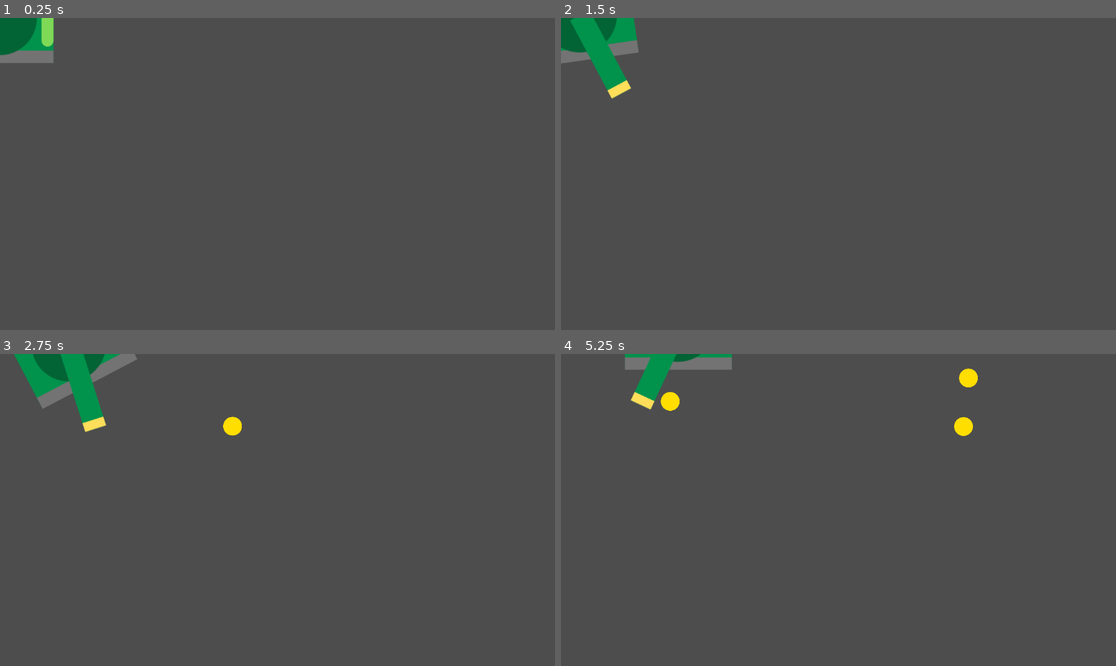
Above: before the commit, frames 1-4 (two rows, left to right).
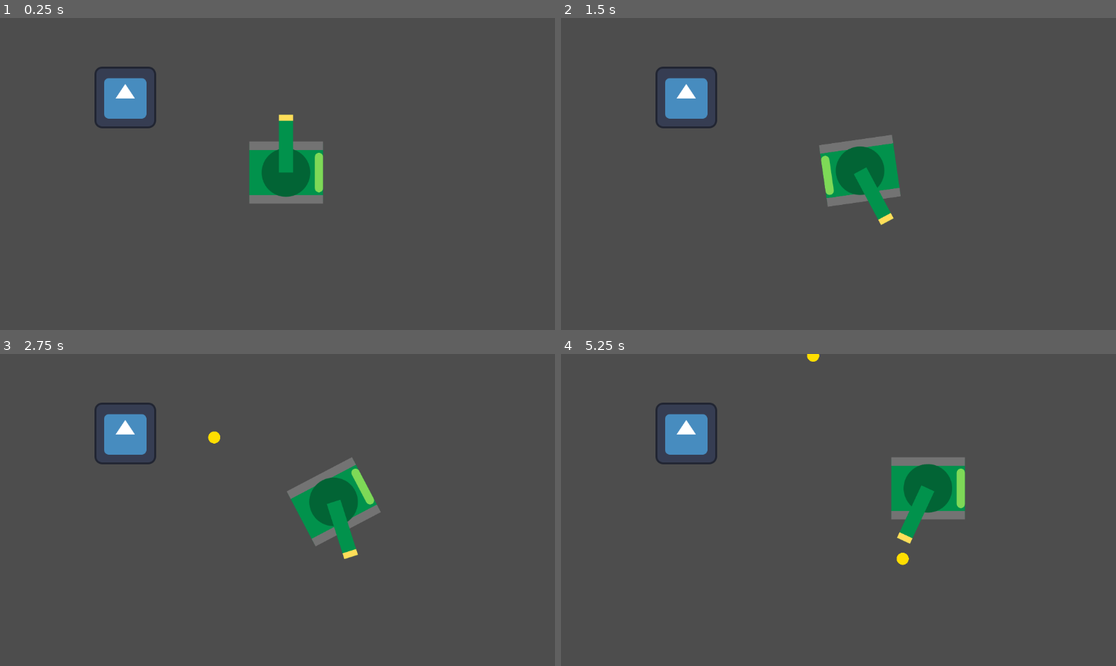
Above: after the commit, the same moments.

Repository: PHS-TSA/Food-Fight
Game: Godot game, scene res://main.tscn
Two runs of this game, one before a commit and one after it. Both use one fixed random seed, a clock stepped at 60 frames per second and the inputs below. Before the commit the project starts from res://tank.tscn. The engine's default icon, where the game draws it, is replaced by a stand-in: a white triangle on a blue panel in a dark square.
Inputs (mouse positions are in pixels of both pictures, inside the frame that each line leads up to):
- Up to frame 1 (0.25 s): no input
- Up to frame 2 (1.5 s): tap Enter at 0.5 s; move the mouse to (960, 158) at 0.52 s; hold D (rotate_right) 0.53-1.28 s; tap F (fire) at 0.6 s; move the mouse to (727, 189) at 1.27 s; hold S (backwards) from 1.28 s (still down); tap Q (aim_left) at 1.35 s
- Up to frame 3 (2.75 s): tap F (fire) at 1.55, 2.3 s; move the mouse to (333, 441) at 2.02 s; release S (backwards) at 2.03 s; hold D (rotate_right) from 2.03 s (still down); hold E (aim_right) from 2.03 s (still down)
- Up to frame 4 (5.25 s): move the mouse to (810, 572) at 2.77 s; release D (rotate_right) at 2.78 s; release E (aim_right) at 2.78 s; hold W (forwards) 2.78-3.53 s; tap F (fire) at 2.85, 3.8, 4.55, 5.1 s; move the mouse to (1005, 556) at 3.52 s; hold A (rotate_left) 3.53-5.03 s; tap Tab at 3.6 s; move the mouse to (672, 463) at 4.27 s; tap Backspace at 4.35 s; move the mouse to (866, 510) at 5.02 s; hold S (backwards) from 5.03 s (still down)

The runs differ from the first frame. In frame 1, 5.5% of the frame differs, in the area x 0-59%, y 0-60%; in frame 2, 6.4%; in frame 3, 7.0%, in the area x 2-69%, y 0-66%; in frame 4, 6.2%.

Commit message:
fixed shooting and began other things

Diff:
--- /dev/null
+++ b/SampleBox.gd
@@ -0,0 +1,14 @@
+extends StaticBody2D
+
+
+# Called when the node enters the scene tree for the first time.
+func _ready():
+	pass # Replace with function body.
+
+
+# Called every frame. 'delta' is the elapsed time since the previous frame.
+func _process(delta):
+	pass
+
+func take_damage():
+	queue_free()
--- a/bullet.gd
+++ b/bullet.gd
@@ -1,17 +1,21 @@
 class_name Bullet
 extends Area2D
 
-var velocity := Vector2.RIGHT
+var velocity := Vector2.from_angle(self.global_rotation)
 var traveled_distance := 0.0
 var num: int
+const SPEED := 400
+const RANGE := 1200
+
 
 @onready var ball: Sprite2D = %BallSprite
 
 
 func _physics_process(delta: float) -> void:
-	const SPEED := 300
-	const RANGE := 1200
-	self.position += self.velocity * SPEED * delta
+
+	#gonna be honest i don't really know how this bullet code works. It just does
+	#the velocity.rotated just gives the angle as a vector i think
+	self.position += velocity.rotated(global_rotation-(PI/2)) * SPEED * delta
 	self.traveled_distance += SPEED * delta
 	if self.traveled_distance > RANGE:
 		queue_free()
--- a/bullet.tscn
+++ b/bullet.tscn
@@ -7,6 +7,7 @@
 radius = 20.0
 
 [node name="Bullet" type="Area2D"]
+scale = Vector2(0.64, 0.64)
 script = ExtResource("1_amqv4")
 
 [node name="Sprite2D" type="Sprite2D" parent="."]
--- a/main.tscn
+++ b/main.tscn
@@ -1,8 +1,24 @@
-[gd_scene load_steps=2 format=3 uid="uid://boxrdr0rblc43"]
+[gd_scene load_steps=5 format=3 uid="uid://boxrdr0rblc43"]
 
 [ext_resource type="PackedScene" uid="uid://dmdsynnjc3w7k" path="res://tank.tscn" id="1_b7g6s"]
+[ext_resource type="Texture2D" uid="uid://mswl1hrsqgfw" path="res://icon.svg" id="2_2fbn0"]
+[ext_resource type="Script" path="res://SampleBox.gd" id="2_22e2a"]
+
+[sub_resource type="RectangleShape2D" id="RectangleShape2D_ewrhd"]
+size = Vector2(126, 126)
 
 [node name="Main" type="Node2D"]
 
 [node name="Tank" parent="." instance=ExtResource("1_b7g6s")]
 position = Vector2(594, 321)
+
+[node name="SampleBox" type="StaticBody2D" parent="."]
+position = Vector2(260, 165)
+script = ExtResource("2_22e2a")
+
+[node name="CollisionShape2D" type="CollisionShape2D" parent="SampleBox"]
+position = Vector2(0, -1)
+shape = SubResource("RectangleShape2D_ewrhd")
+
+[node name="Sprite2D" type="Sprite2D" parent="SampleBox"]
+texture = ExtResource("2_2fbn0")
--- a/project.godot
+++ b/project.godot
@@ -11,7 +11,7 @@
 [application]
 
 config/name="TankGameTest"
-run/main_scene="res://tank.tscn"
+run/main_scene="res://main.tscn"
 config/features=PackedStringArray("4.2", "GL Compatibility")
 config/icon="res://icon.svg"
 
--- a/tank.gd
+++ b/tank.gd
@@ -36,7 +36,8 @@
 
 func fire():
 	var spawned:Bullet = BULLET.instantiate()
-	spawned.rotation = %TankTopGreen.global_rotation #this rotation is broken rn
+	spawned.global_rotation = %TankTopGreen.global_rotation #this rotation is broken rn
 	spawned.position = %FirePoint.global_position
+
 	#need offset
 	get_parent().add_child(spawned)
--- a/tank.tscn
+++ b/tank.tscn
@@ -8,7 +8,7 @@
 size = Vector2(294, 342)
 
 [node name="Tank" type="CharacterBody2D"]
-scale = Vector2(0.643517, 0.643517)
+scale = Vector2(0.443519, 0.443519)
 script = ExtResource("1_p07w2")
 
 [node name="TankBottomGreen" type="Sprite2D" parent="."]
@@ -27,7 +27,7 @@
 [node name="TankTopGreen" type="Sprite2D" parent="."]
 unique_name_in_owner = true
 position = Vector2(-1, 0)
-scale = Vector2(1.6, 1.6)
+scale = Vector2(1.51536, 1.51536)
 texture = ExtResource("3_d63n3")
 
 [node name="FirePoint" type="Marker2D" parent="TankTopGreen"]
Not shown, added: addons/copilot/Copilot.gd
Not shown, added: addons/copilot/CopilotUI.tscn
Not shown, added: addons/copilot/GithubCopilot.gd
Not shown, added: addons/copilot/LLM.gd
Not shown, added: addons/copilot/OpenAIChat.gd
Not shown, added: addons/copilot/OpenAICompletion.gd
Not shown, added: addons/copilot/Plugin.gd
Not shown, added: addons/copilot/UUID.gd
Not shown, added: addons/copilot/large_icon.tres
Not shown, added: addons/copilot/plugin.cfg
Not shown, added: addons/copilot/small_icon.tres
